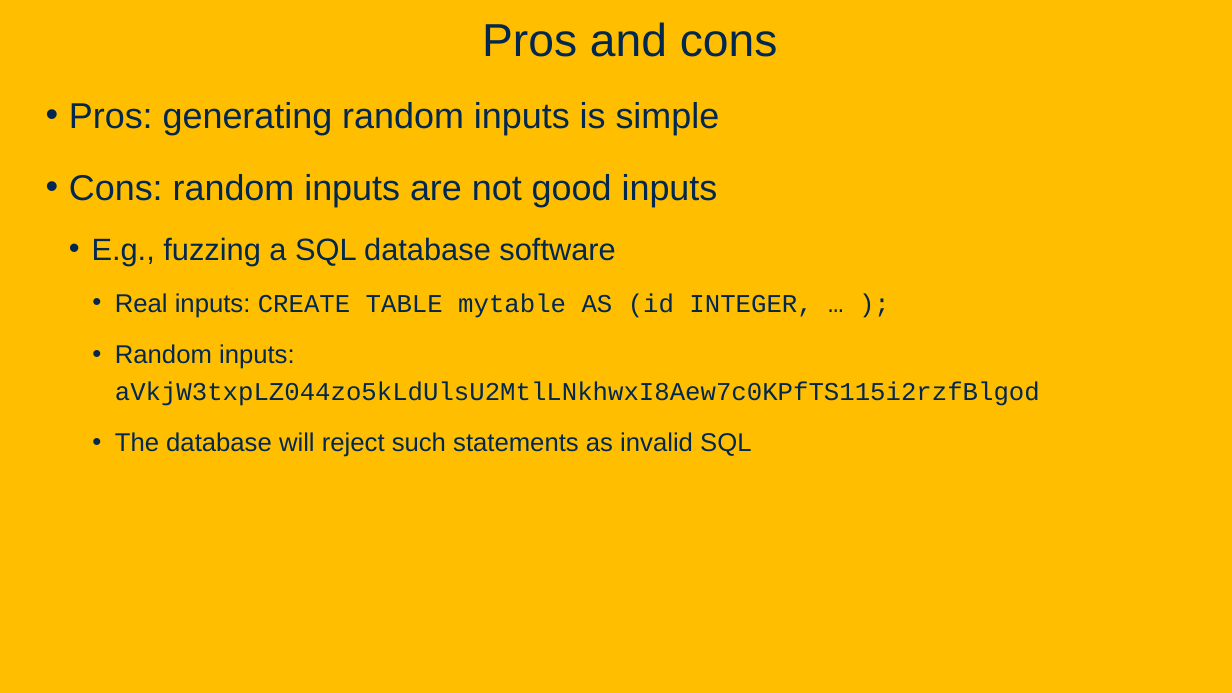
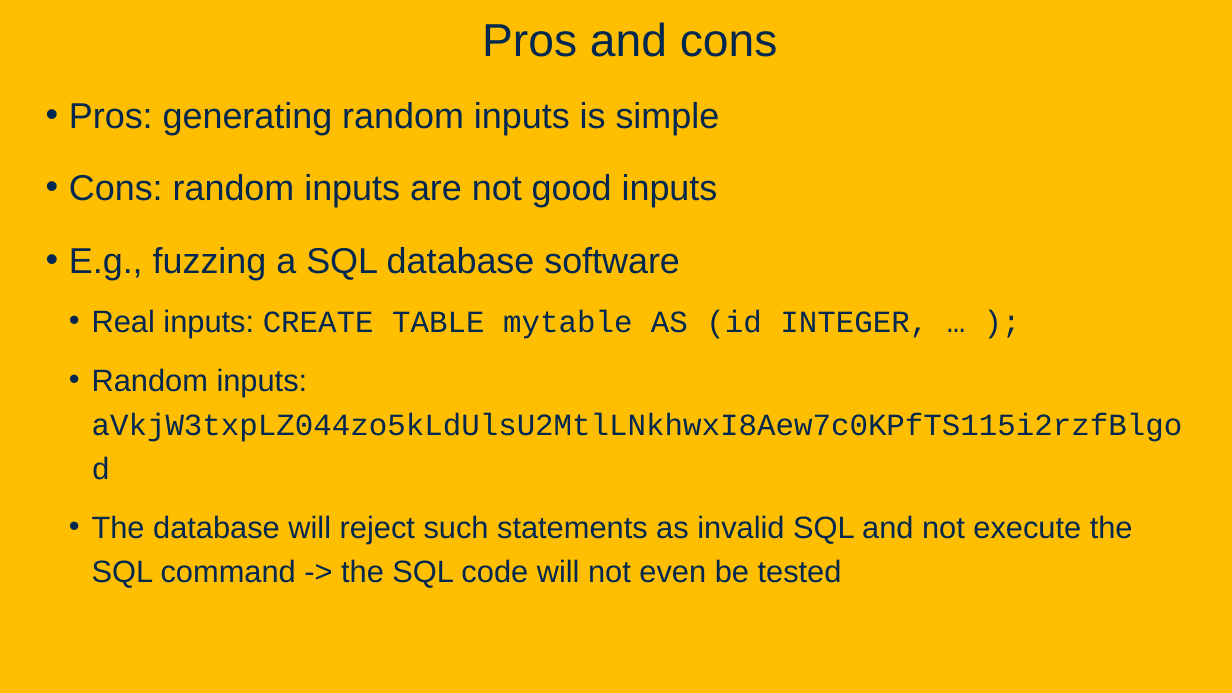
Before and after one commit to davsec-teaching/ECS160-Winter2025, a slide deck: slide 11 of slides/10_fuzzing.pptx (slide 7 before the commit). Drawn at 1232x693 pixels with LibreOffice and Linux fonts; fonts in the diff are those of the drawing; background and template pictures are left out. Boxes give left, top, right and bottom in pixels: in the first picture for what was removed or moved away, otherwise in the second. Text is boxed around its words. In the diff, an @@ line names an element or a change of style, - is before the commit and + after.

Commit message:
Fuzzing slides

```diff
--- a/slides/10_fuzzing.pptx
+++ b/slides/10_fuzzing.pptx
@@ text at (69, 247, 928, 396): size 24 to 28 pt in "E.g., fuzzing a SQL database software"; size 20 to 24 pt in "Real inputs: CREATE TABLE mytable AS (id ...", "Random inputs: aVkjW3txpLZ044zo5kLdUlsU2MtlLNkhwxI8Aew7c0KPf ..."; list level 2 to 1 in "E.g., fuzzing a SQL database ..."; list level 3 to 2 in "Real inputs: CREATE TABLE mytable ..."; list level 3 to 2 in "Random inputs: aVkjW3txpLZ044zo5kLdUlsU2MtlLNkhwxI8Aew7c0KPf ..." @@
@@ text at (92, 515, 1133, 588): text changed; size 20 to 24 pt @@
-    • The database will reject such statements as invalid SQL
+  • The database will reject such statements as invalid SQL and not execute the SQL command -> the SQL code will not even be tested
```
Also in this commit, not shown: 13 other slides changed, 24 slides added, 3 slides removed.
